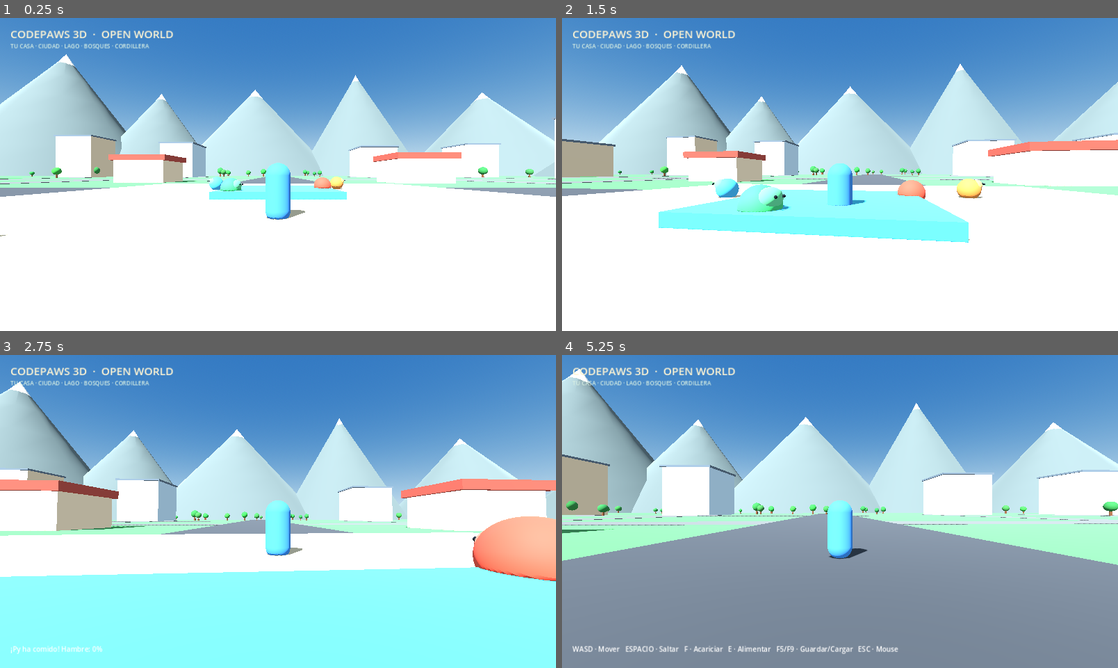
Above: before the commit, frames 1-4 (two rows, left to right).
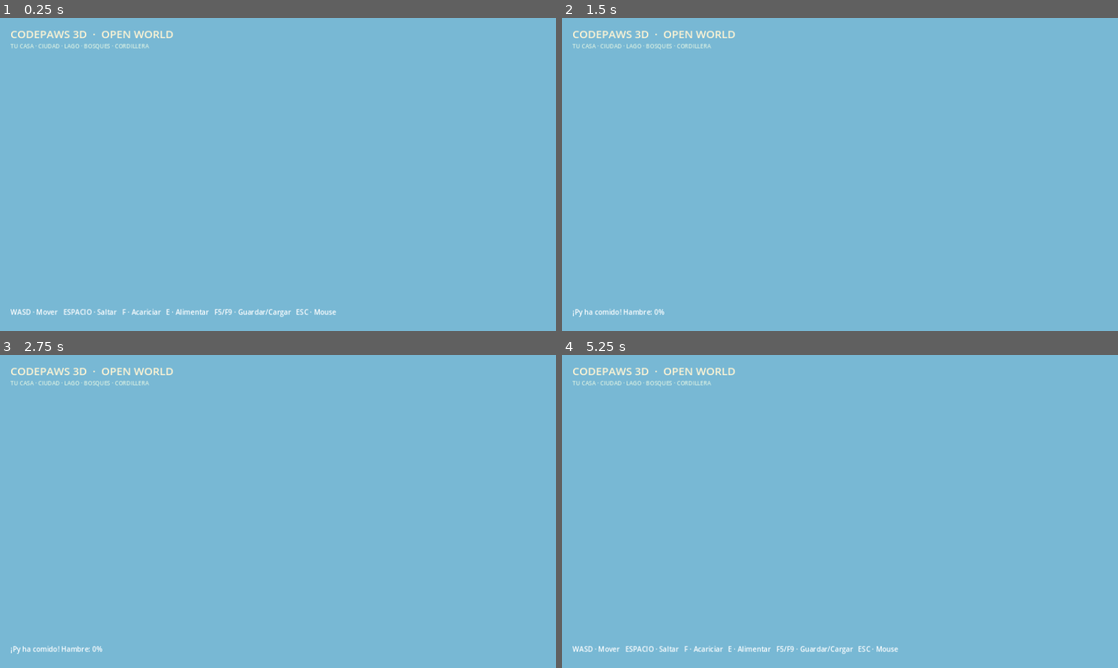
Above: after the commit, the same moments.

Repository: Reaccionador2Jeje/CodePaws
Game: Godot game, scene res://scenes/main.tscn
Two runs of this game, one before a commit and one after it. Both use one fixed random seed, a clock stepped at 60 frames per second and the inputs below.
Inputs (mouse positions are in pixels of both pictures, inside the frame that each line leads up to):
- Up to frame 1 (0.25 s): no input
- Up to frame 2 (1.5 s): tap Enter at 0.5 s; move the mouse to (867, 174) at 0.52 s; hold W (move_forward) from 0.53 s (still down); tap F (interact) at 0.6 s; click (867, 174) at 0.67 s; tap Space (jump) at 0.77 s; move the mouse to (812, 174) at 1.27 s; tap E at 1.35 s
- Up to frame 3 (2.75 s): keep holding W (move_forward); tap Space (jump) at 1.52 s; move the mouse to (289, 505) at 2.02 s; tap F (interact) at 2.1 s
- Up to frame 4 (5.25 s): keep holding W (move_forward); move the mouse to (834, 517) at 2.77 s; tap E at 2.85, 4.35 s; click (834, 517) at 2.92 s; tap Space (jump) at 3.02, 3.77, 4.52 s; move the mouse to (878, 514) at 3.52 s; tap F (interact) at 3.6, 5.1 s; move the mouse to (795, 508) at 4.27 s; move the mouse to (845, 511) at 5.02 s; click (845, 511) at 5.17 s

The runs differ from the first frame. In frame 1, 95% of the frame differs, in the area x 0-100%, y 0-100%; in frame 2, 94%; in frame 3, 94%; in frame 4, 95%.

Commit message:
Attach independent camera pivot to scene root

Diff:
--- a/godot/scripts/player.gd
+++ b/godot/scripts/player.gd
@@ -37,7 +37,7 @@
 	camera_pivot = Node3D.new()
 	camera_pivot.set_as_top_level(true)
 	camera_pivot.global_position = global_position + Vector3(0, 1.45, 0)
-	get_tree().root.add_child.call_deferred(camera_pivot)
+	get_tree().root.add_child(camera_pivot)
 
 	spring_arm = SpringArm3D.new()
 	spring_arm.spring_length = 6.5
